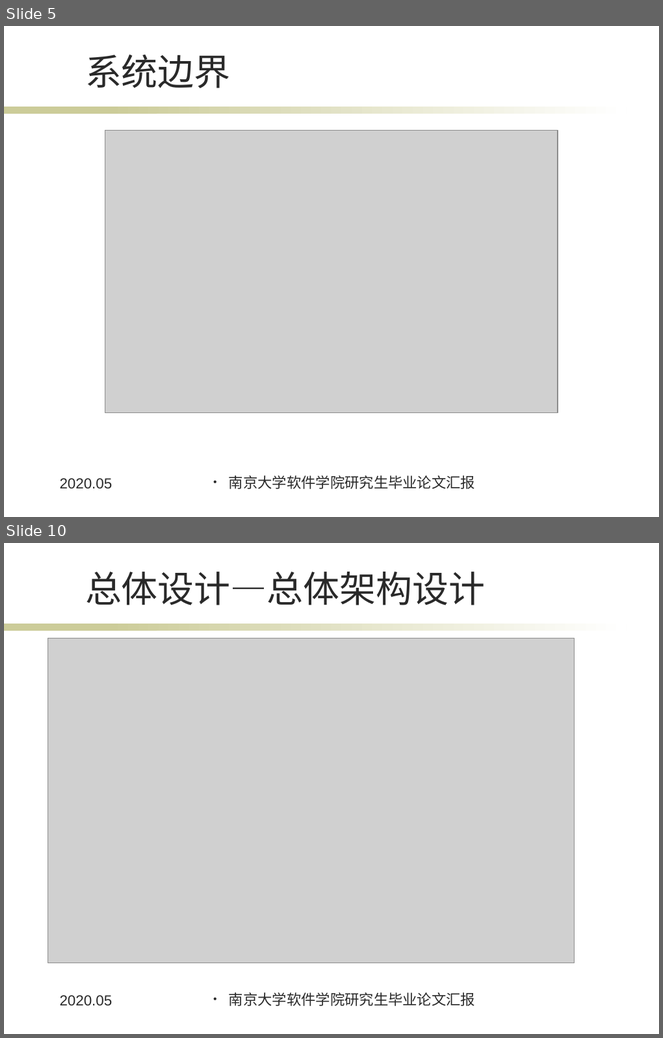
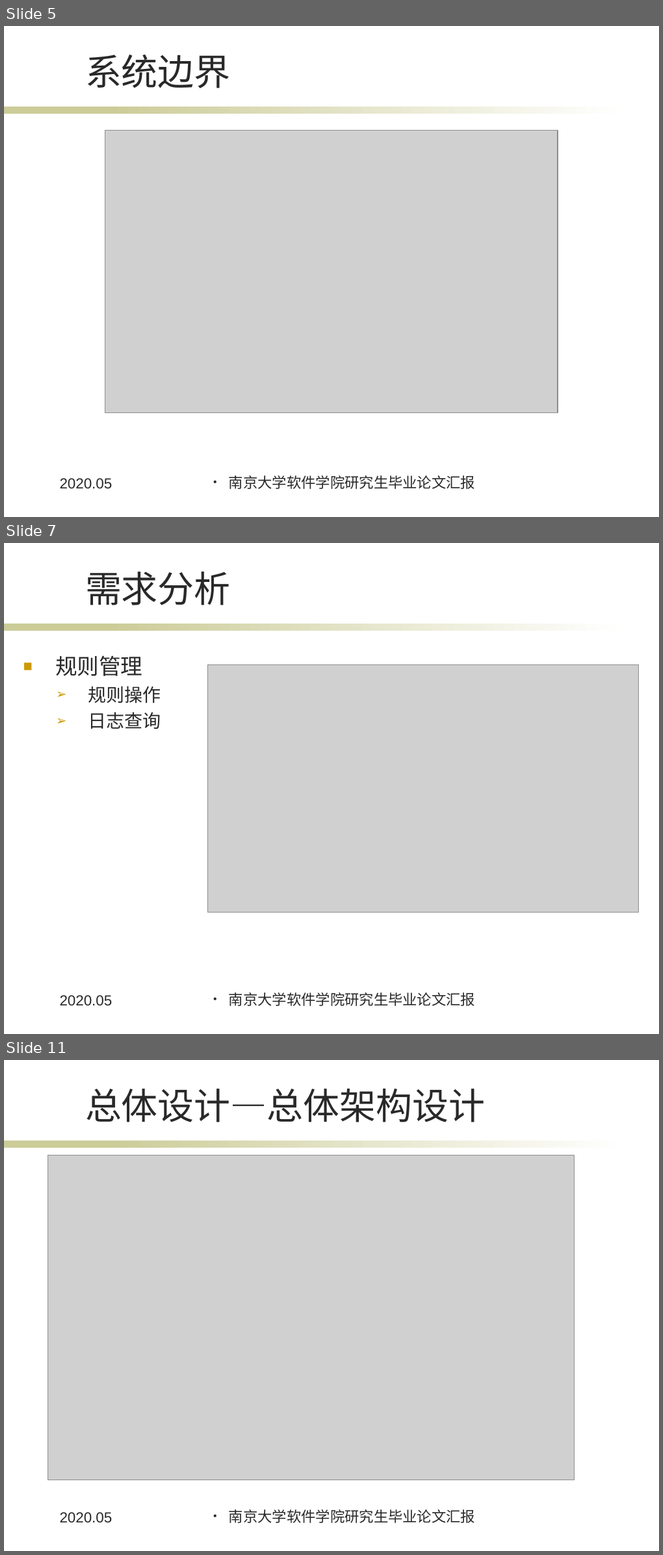
Before and after one commit to Jinsiye/thesis, a slide deck: 金思晔.ppt. Shown one above the other, each under a label of ours: slides 5 and 10 before the commit, slides 5, 7 and 11 after it; the slides between them are not shown. The pictures are 663x1038 and 663x1555 pixels, drawn with LibreOffice and Linux fonts; fonts in the diff are those of the drawing; grey boxes stand for pictures; background and template pictures are left out. Boxes give left, top, right and bottom in pixels: in the first picture for what was removed or moved away, otherwise in the second. Text is boxed around its words. In the diff, an @@ line names an element or a change of style, - is before the commit and + after.

```diff
--- a/金思晔.ppt
+++ b/金思晔.ppt
@@ slide 7 added at bbox=[4, 543, 659, 1034], background #FFFFFF; not listed: 2 template elements that a slide beside it also shows @@
@@ title added at bbox=[85, 572, 231, 605], 40 pt, text #292929 @@
+需求分析
@@ text added at bbox=[55, 655, 161, 729], 20 pt, text #292929 @@
+■ 规则管理
+  ➢ 规则操作
+  ➢ 日志查询
@@ picture added at bbox=[207, 665, 638, 913] @@
@@ text added at bbox=[60, 995, 113, 1006], 16 pt, text #292929 @@
+2020.05
@@ text added at bbox=[229, 993, 475, 1006], 16 pt, text #292929 @@
+• 南京大学软件学院研究生毕业论文汇报
@@ what was slide 10 is now slide 11 @@
```
Also in this commit, not shown: 5 slides changed, 3 other files.
